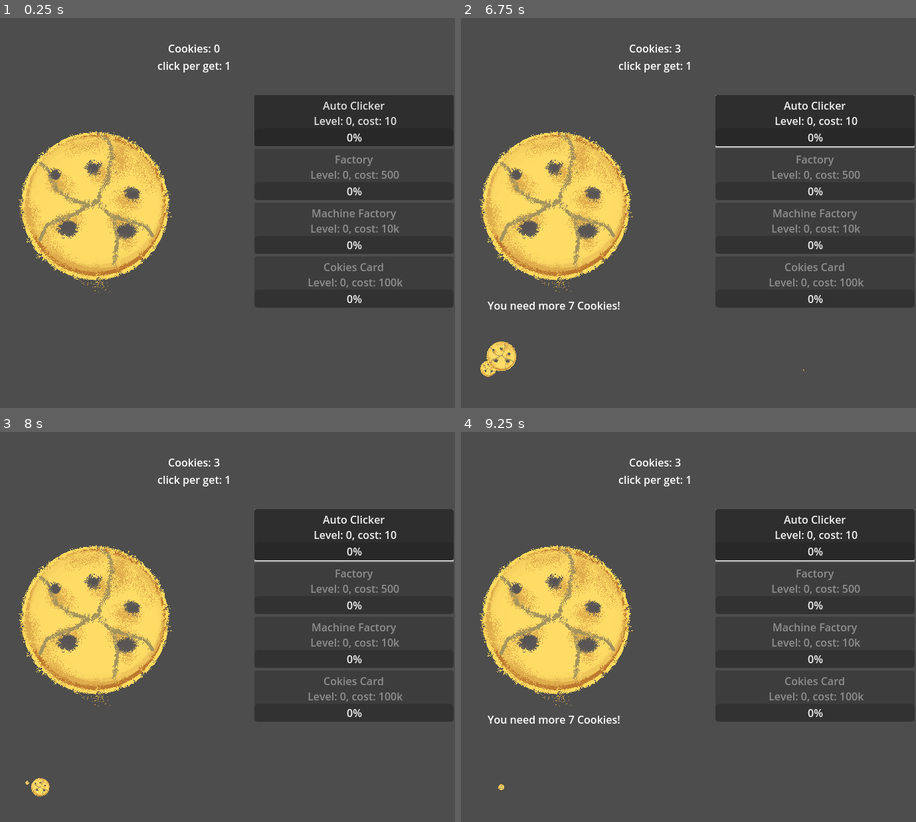
Above: before the commit, frames 1-4 (two rows, left to right).
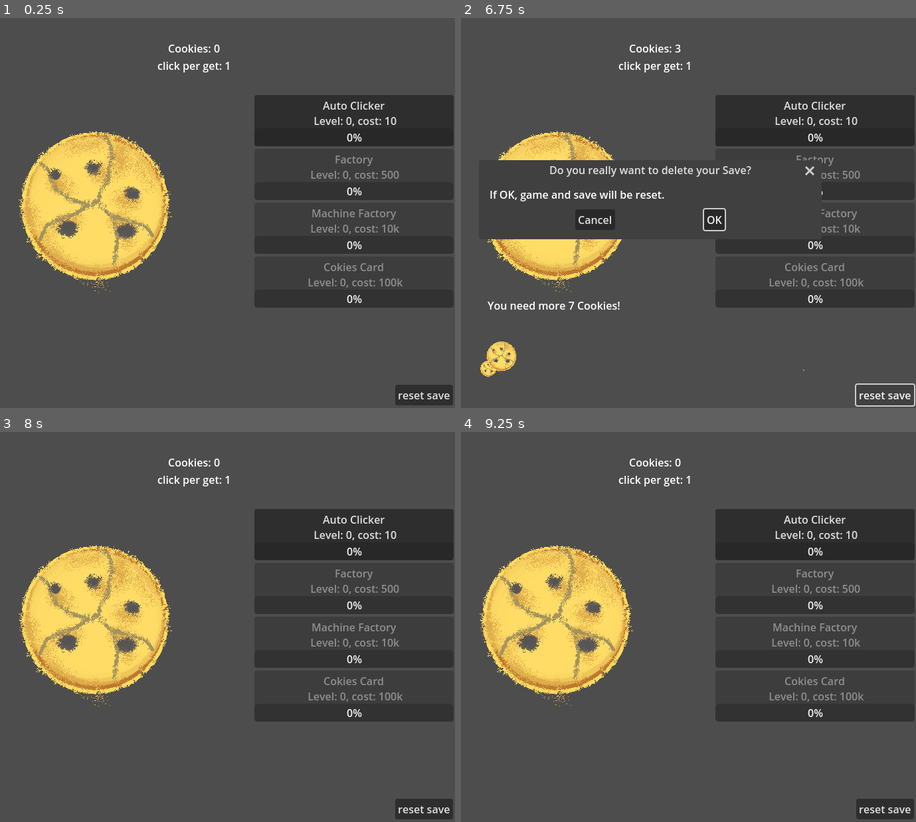
Above: after the commit, the same moments.

Repository: ALOBugTea/godot_cookieclickgame_bignum
Game: Godot game, scene res://Game.tscn
Two runs of this game, one before a commit and one after it. Both use one fixed random seed, a clock stepped at 60 frames per second and the inputs below.
Inputs (mouse positions are in pixels of both pictures, inside the frame that each line leads up to):
- Up to frame 1 (0.25 s): no input
- Up to frame 2 (6.75 s): click (552, 209) at 0.5 s; click "Auto Clicker Level: 0, cost: …" at 1.25 s; click (552, 209) at 2 s; click "Auto Clicker Level: 0, cost: …" at 2.75 s; click (552, 209) at 3.5 s; click "Auto Clicker Level: 0, cost: …" at 4.25 s; click (884, 396) at 6.5 s, where only the run after the commit has a clickable "reset save"
- Up to frame 3 (8 s): click (254, 634) at 7.25 s, where only the run after the commit has a clickable "OK"
- Up to frame 4 (9.25 s): tap Enter at 8.75 s

The runs differ from the first frame. In frame 1, 0.6% of the frame differs, in the area x 86-100%, y 94-100%; in frame 2, 7.3%, in the area x 4-100%, y 19-100%; in frame 3, 1.0%; in frame 4, 1.1%.

Commit message:
fixed layout of resetSaveButton

Diff:
--- a/Gamepanel.tscn
+++ b/Gamepanel.tscn
@@ -158,16 +158,11 @@
 expand_mode = 2
 
 [node name="resetSaveButton" type="Button" parent="."]
-layout_mode = 1
-anchors_preset = 3
-anchor_left = 1.0
-anchor_top = 1.0
-anchor_right = 1.0
-anchor_bottom = 1.0
-offset_left = -87.0
-offset_top = -31.0
-grow_horizontal = 0
-grow_vertical = 0
+layout_mode = 0
+offset_left = 710.0
+offset_top = 565.0
+offset_right = 797.0
+offset_bottom = 596.0
 text = "reset save"
 
 [node name="ConfirmationDialog" type="ConfirmationDialog" parent="resetSaveButton"]
